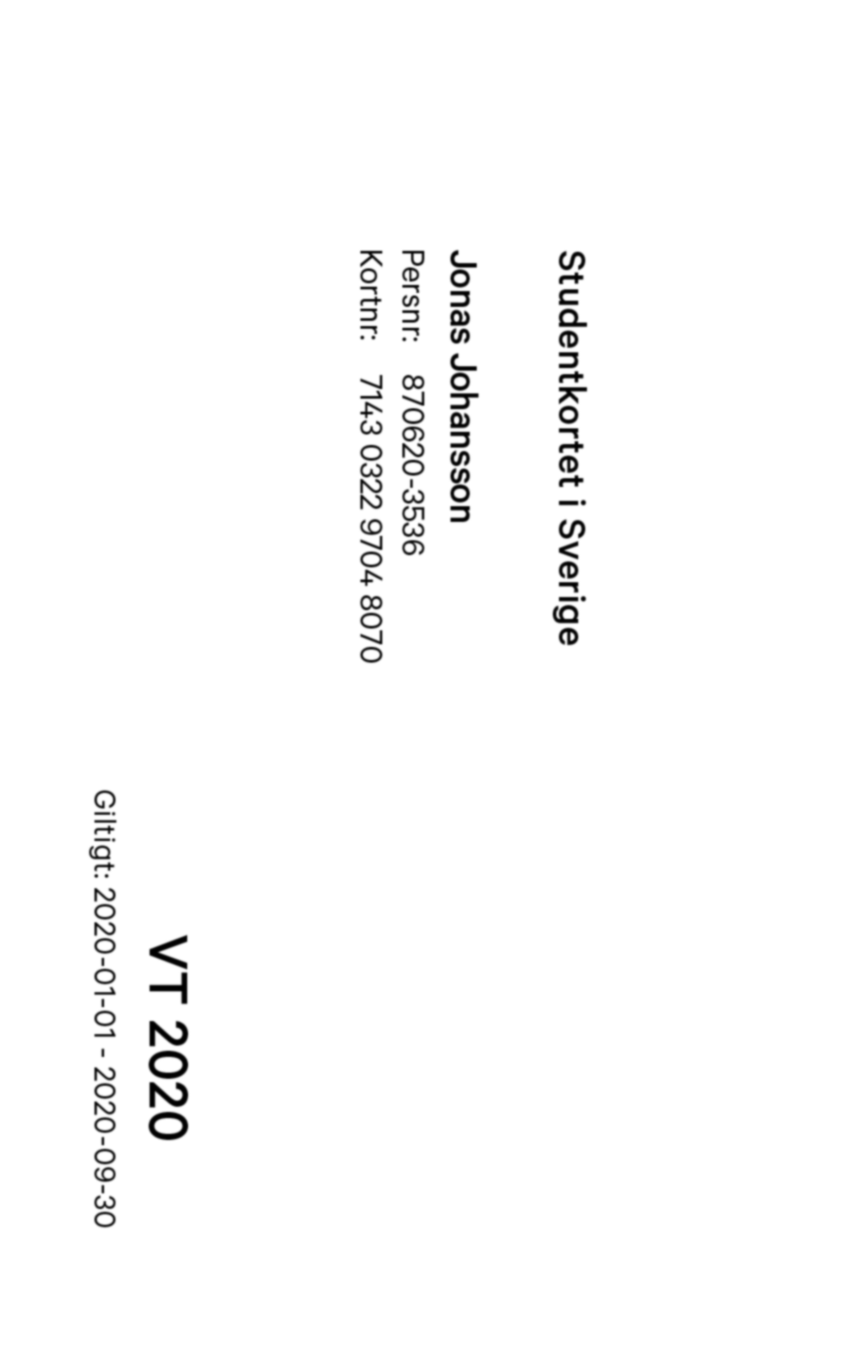
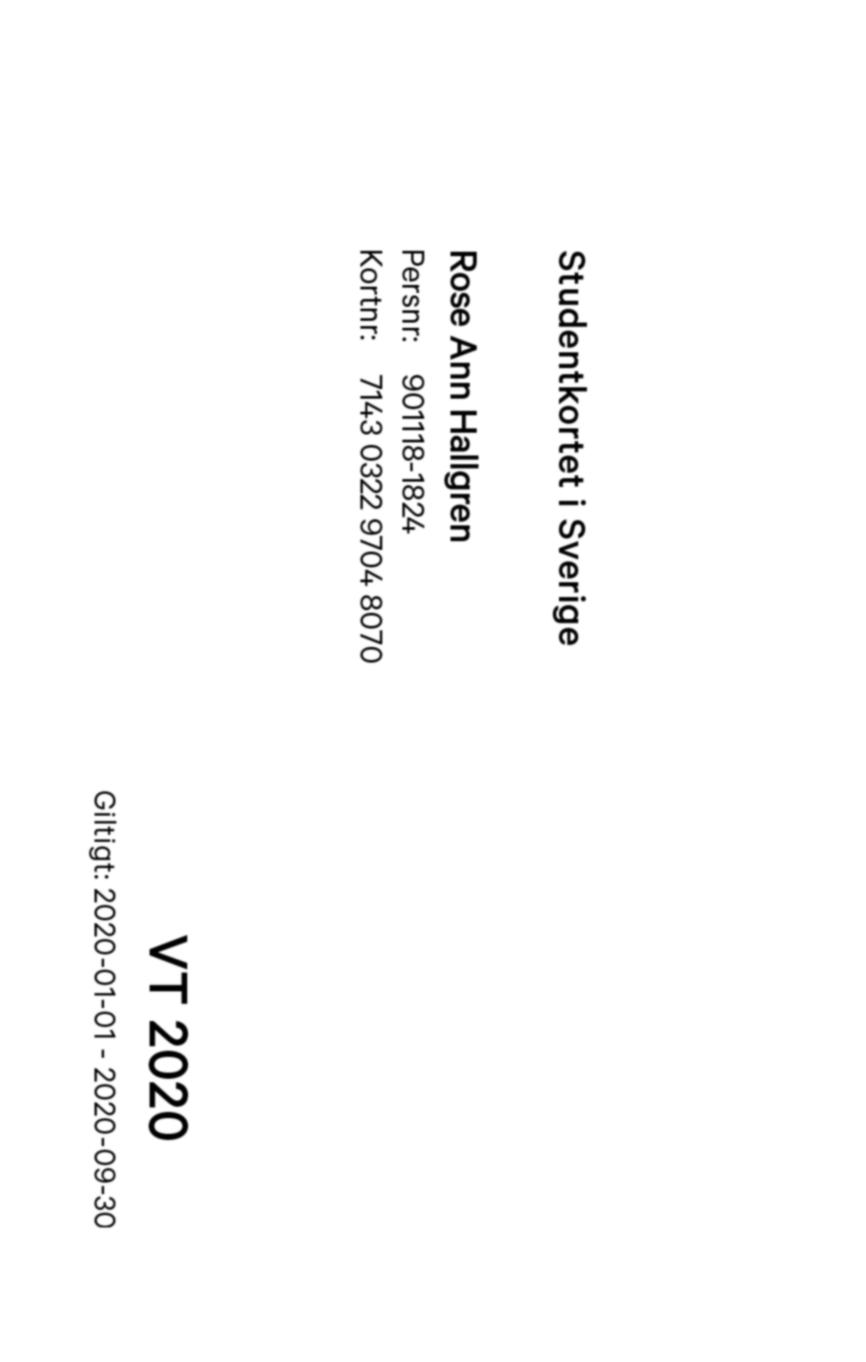
The second 866 × 1362 image is a revision of the first. Changes to its layers:
showed "Rose", painted on it over bbox(87, 248, 481, 1230)
hid "Jonas" over bbox(87, 248, 481, 1230)
